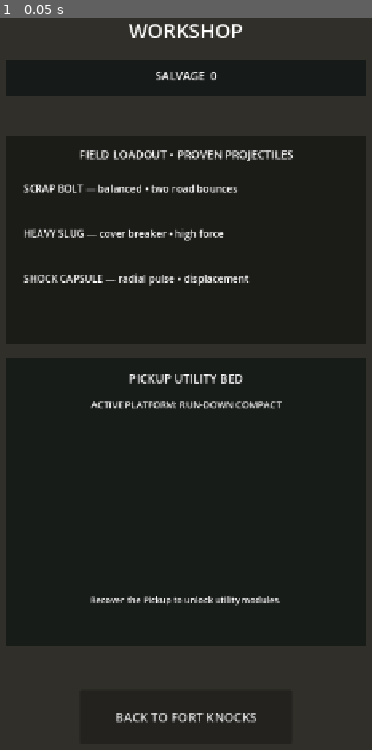
Above: before the commit, frame 1.
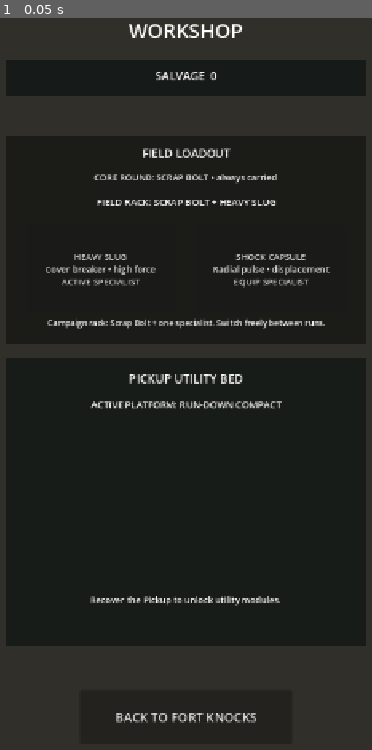
Above: after the commit, the same moment.

Repository: phantompixel-developer/FortKnocks
Game: Godot game, scene res://game/progression/workshop_screen.tscn
Two runs of this game, one before a commit and one after it. Both use one fixed random seed, a clock stepped at 60 frames per second and the inputs below. This scene is started directly instead of the project's main scene.
Inputs:
- Up to frame 1 (0.05 s): no input

The runs differ from the first frame. In frame 1, 3.5% of the frame differs, in the area x 6-89%, y 17-43%.
Error before the commit: Invalid access to property or key 'pressed' on a base object of type 'null instance'. (res://game/progression/workshop_screen.gd:25)

Commit message:
ux: add specialist weapon choice to Workshop

Diff:
--- a/game/progression/workshop_screen.tscn
+++ b/game/progression/workshop_screen.tscn
@@ -70,39 +70,60 @@
 [node name="Header" type="Label" parent="LoadoutCard"]
 layout_mode = 0
 offset_left = 24.0
-offset_top = 18.0
+offset_top = 16.0
 offset_right = 552.0
-offset_bottom = 50.0
+offset_bottom = 48.0
 theme_override_font_sizes/font_size = 18
-text = "FIELD LOADOUT • PROVEN PROJECTILES"
+text = "FIELD LOADOUT"
 horizontal_alignment = 1
 
-[node name="Bolt" type="Label" parent="LoadoutCard"]
+[node name="CoreLabel" type="Label" parent="LoadoutCard"]
 layout_mode = 0
-offset_left = 28.0
-offset_top = 74.0
-offset_right = 548.0
-offset_bottom = 122.0
-theme_override_font_sizes/font_size = 16
-text = "SCRAP BOLT — balanced • two road bounces"
+offset_left = 26.0
+offset_top = 58.0
+offset_right = 550.0
+offset_bottom = 90.0
+theme_override_font_sizes/font_size = 14
+text = "CORE ROUND: SCRAP BOLT • always carried"
+horizontal_alignment = 1
 
-[node name="Slug" type="Label" parent="LoadoutCard"]
+[node name="SpecialistLabel" type="Label" parent="LoadoutCard"]
 layout_mode = 0
-offset_left = 28.0
+offset_left = 26.0
+offset_top = 96.0
+offset_right = 550.0
+offset_bottom = 128.0
+theme_override_font_sizes/font_size = 15
+text = "FIELD RACK: SCRAP BOLT + HEAVY SLUG"
+horizontal_alignment = 1
+
+[node name="HeavyButton" type="Button" parent="LoadoutCard"]
+layout_mode = 0
+offset_left = 32.0
 offset_top = 146.0
-offset_right = 548.0
-offset_bottom = 194.0
-theme_override_font_sizes/font_size = 16
-text = "HEAVY SLUG — cover breaker • high force"
+offset_right = 272.0
+offset_bottom = 284.0
+theme_override_font_sizes/font_size = 14
+text = "HEAVY SLUG\nCover breaker • high force\nACTIVE SPECIALIST"
 
-[node name="Shock" type="Label" parent="LoadoutCard"]
+[node name="ShockButton" type="Button" parent="LoadoutCard"]
 layout_mode = 0
-offset_left = 28.0
-offset_top = 218.0
-offset_right = 548.0
-offset_bottom = 266.0
-theme_override_font_sizes/font_size = 16
-text = "SHOCK CAPSULE — radial pulse • displacement"
+offset_left = 304.0
+offset_top = 146.0
+offset_right = 544.0
+offset_bottom = 284.0
+theme_override_font_sizes/font_size = 14
+text = "SHOCK CAPSULE\nRadial pulse • displacement\nEQUIP SPECIALIST"
+
+[node name="RuleLabel" type="Label" parent="LoadoutCard"]
+layout_mode = 0
+offset_left = 30.0
+offset_top = 292.0
+offset_right = 546.0
+offset_bottom = 322.0
+theme_override_font_sizes/font_size = 13
+text = "Campaign rack: Scrap Bolt + one specialist. Switch freely between runs."
+horizontal_alignment = 1
 
 [node name="UtilityCard" type="ColorRect" parent="."]
 layout_mode = 0
